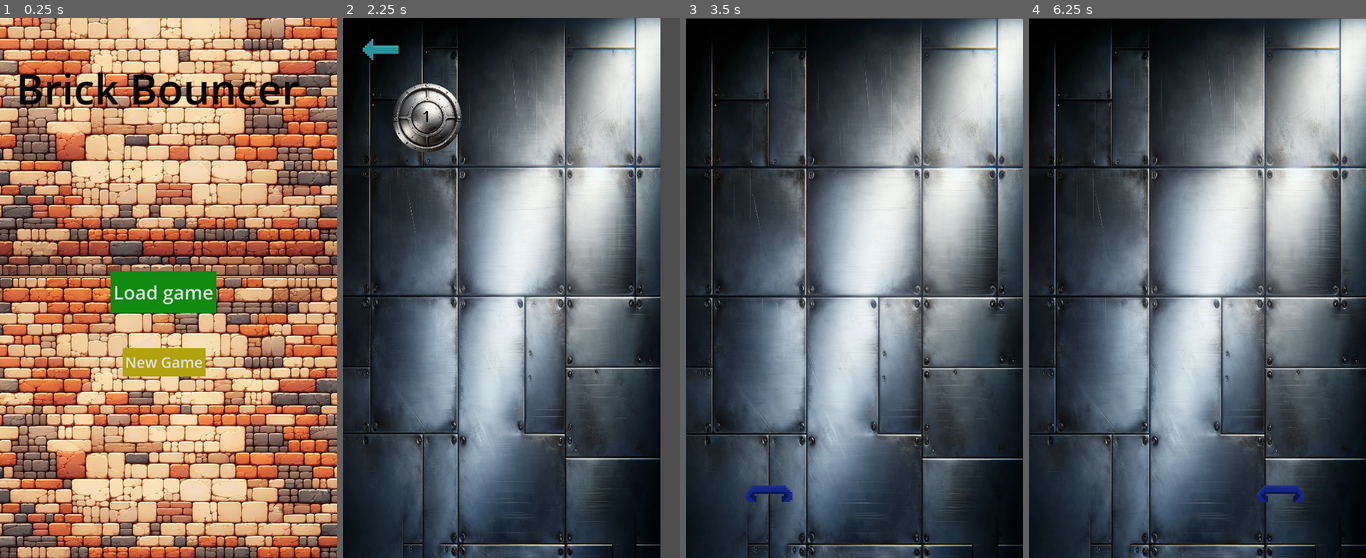
Above: before the commit, frames 1-4 (left to right).
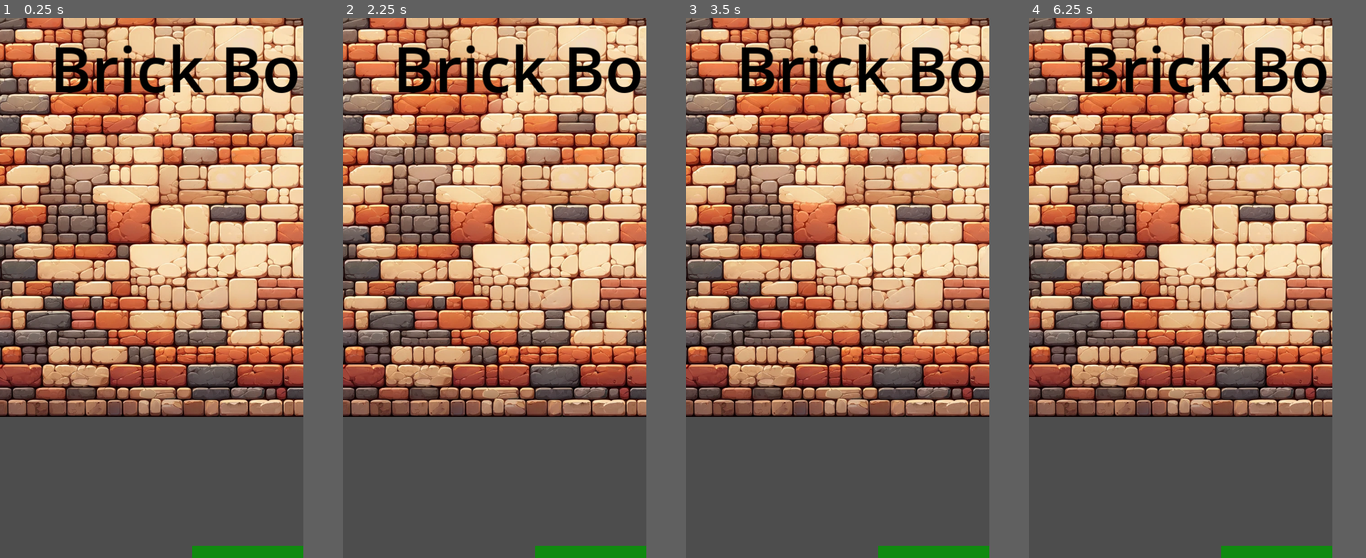
Above: after the commit, the same moments.

Repository: madzyzz/BrickBouncer
Game: Godot game, scene res://Scenes/Opening_scene.tscn
The game is run twice, just before and just after one commit, with the same random seed, the same clock (stepped at 60 frames per second) and the same inputs.
Inputs (mouse positions are in pixels of both pictures, inside the frame that each line leads up to):
- Up to frame 1 (0.25 s): no input
- Up to frame 2 (2.25 s): click (504, 293) at 0.5 s, where only the run before the commit has a clickable "Load game"; click (380, 50) at 1.27 s; click (508, 363) at 2 s, where only the run before the commit has a clickable "New Game"
- Up to frame 3 (3.5 s): tap Enter at 2.75 s; move the mouse to (770, 120) at 2.77 s; click (770, 120) at 2.92 s
- Up to frame 4 (6.25 s): move the mouse to (1130, 315) at 3.52 s; click (1130, 315) at 3.67 s; tap Space at 4.25, 5.75 s; move the mouse to (1231, 169) at 4.27 s; click (1231, 169) at 4.42 s; tap Enter at 5 s; move the mouse to (1180, 396) at 5.02 s; click (1180, 396) at 5.17 s; move the mouse to (1298, 369) at 5.77 s; click (1298, 369) at 5.92 s
The window is 500x800 before the commit and 450x800 after it. Grey fills any space a smaller window leaves; there, only what the larger window draws over its background counts as a difference.

The runs differ from the first frame. In frame 1, 90% of the frame differs, in the area x 0-100%, y 0-100%; in frame 2, 90%; in frame 3, 93%; in frame 4, 93%.

Commit message:
Finally found a vertical version that I can use accurately, maybe have to dubble it though

Diff:
--- a/Scenes/Opening_scene.tscn
+++ b/Scenes/Opening_scene.tscn
@@ -13,21 +13,24 @@
 
 [node name="Background" type="TextureRect" parent="."]
 z_index = -1
-offset_left = -255.0
-offset_top = -151.0
-offset_right = 1537.0
-offset_bottom = 873.0
+offset_left = -219.0
+offset_top = -132.0
+offset_right = 1573.0
+offset_bottom = 892.0
 scale = Vector2(0.715363, 0.744657)
 texture = ExtResource("1_exjxc")
+expand_mode = 2
 
 [node name="Background2" type="TextureRect" parent="."]
+visible = false
 z_index = -2
-offset_left = -254.0
-offset_top = 603.0
-offset_right = 1538.0
-offset_bottom = 1627.0
+offset_left = -222.0
+offset_top = 626.0
+offset_right = 1570.0
+offset_bottom = 1650.0
 scale = Vector2(0.715363, 0.744657)
 texture = ExtResource("1_exjxc")
+expand_mode = 3
 
 [node name="Load_game_button" type="Button" parent="."]
 anchors_preset = 8
@@ -35,10 +38,10 @@
 anchor_top = 0.5
 anchor_right = 0.5
 anchor_bottom = 0.5
-offset_left = 263.0
-offset_top = 600.0
-offset_right = 763.0
-offset_bottom = 800.0
+offset_left = 304.0
+offset_top = 835.0
+offset_right = 804.0
+offset_bottom = 1035.0
 grow_horizontal = 2
 grow_vertical = 2
 scale = Vector2(0.5, 0.5)
@@ -54,10 +57,10 @@
 anchor_top = 1.0
 anchor_right = 0.5
 anchor_bottom = 1.0
-offset_left = 291.0
-offset_top = 783.0
-offset_right = 684.085
-offset_bottom = 916.02
+offset_left = 321.0
+offset_top = 1033.0
+offset_right = 714.085
+offset_bottom = 1166.02
 grow_horizontal = 2
 grow_vertical = 0
 scale = Vector2(0.5, 0.5)
@@ -67,14 +70,15 @@
 script = ExtResource("2_7tii6")
 
 [node name="Game title" type="Label" parent="."]
-anchors_preset = 5
-anchor_left = 0.5
-anchor_right = 0.5
-offset_left = 38.0
-offset_top = 97.0
-offset_right = 1182.0
-offset_bottom = 329.0
-grow_horizontal = 2
+anchors_preset = 4
+anchor_top = 0.5
+anchor_bottom = 0.5
+offset_left = 79.0
+offset_top = 10.0
+offset_right = 753.0
+offset_bottom = 147.0
+grow_vertical = 2
+size_flags_horizontal = 4
 theme_override_colors/font_color = Color(0, 0, 0, 1)
 theme_override_font_sizes/font_size = 100
 text = "Brick Bouncer"
--- a/Scenes/level_1_scene.tscn
+++ b/Scenes/level_1_scene.tscn
@@ -3,7 +3,7 @@
 [ext_resource type="Texture2D" uid="uid://bdmtwlgfg5p4m" path="res://Images/Background Images/metal_background.png" id="1_vbgtp"]
 [ext_resource type="Texture2D" uid="uid://dhpwlgy2vji4r" path="res://prefabs/Bouncers2.atlastex" id="2_dbkro"]
 [ext_resource type="Texture2D" uid="uid://bhsedwblj1hpc" path="res://prefabs/Bouncers3.atlastex" id="3_r7y3j"]
-[ext_resource type="Script" path="res://Scenes/bouncer.gd" id="4_1v60k"]
+[ext_resource type="Script" path="res://Scripts/bouncer.gd" id="4_1v60k"]
 
 [sub_resource type="RectangleShape2D" id="RectangleShape2D_hr6h0"]
 size = Vector2(145, 893)
--- a/project.godot
+++ b/project.godot
@@ -17,10 +17,10 @@
 
 [display]
 
-window/size/viewport_width=800
-window/size/viewport_height=1280
+window/size/viewport_width=480
+window/size/viewport_height=854
 window/stretch/mode="canvas_items"
-window/stretch/aspect="ignore"
+window/stretch/aspect="expand"
 window/handheld/orientation=1
 
 [editor_plugins]
Renamed: Scenes/bouncer.gd -> Scripts/bouncer.gd
